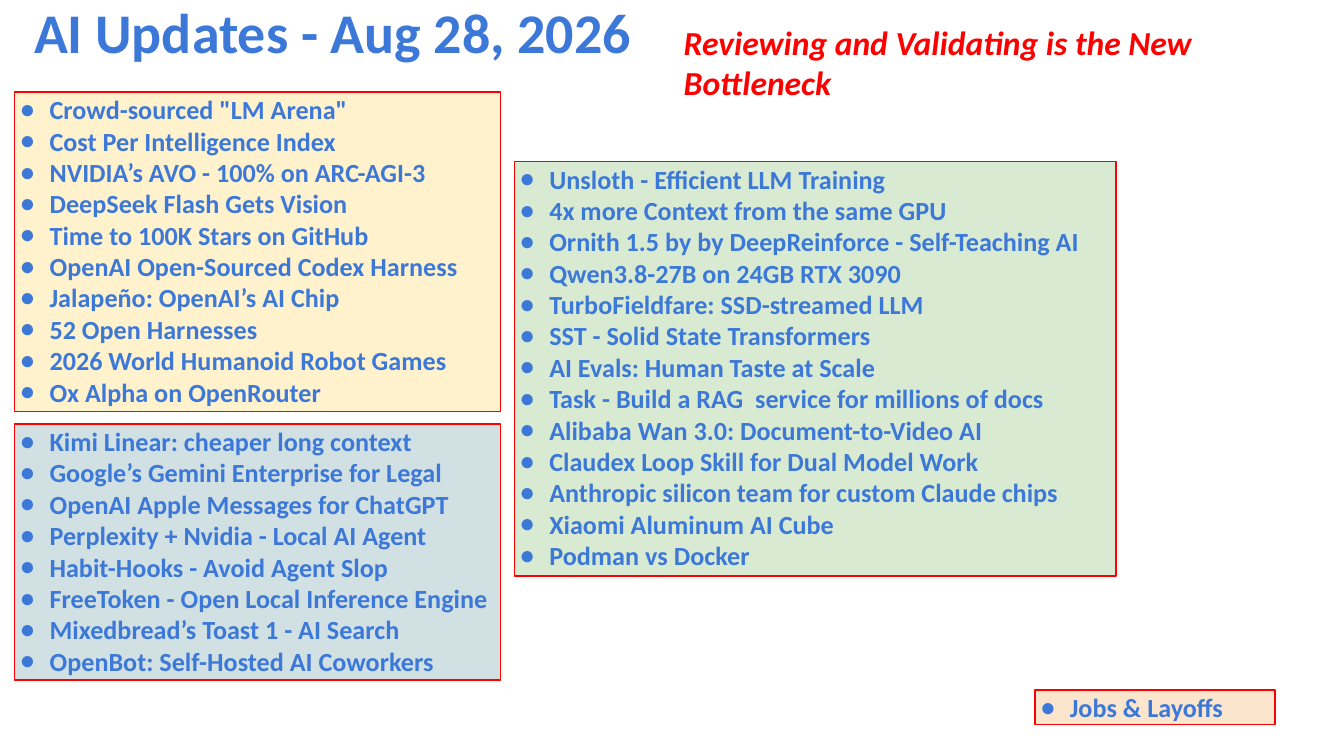
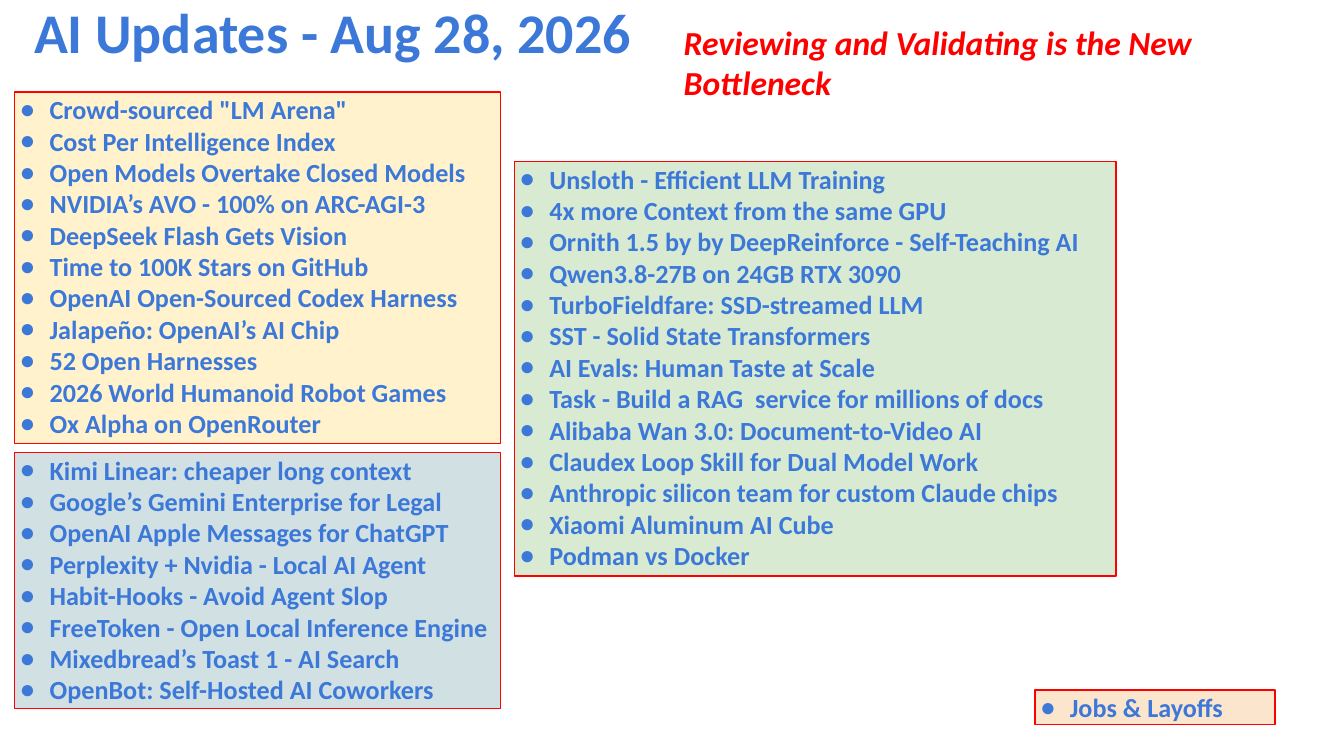
Before and after one commit to lselector/seminar, a slide deck: slide 1 of 2026/2026-08-28-AI-Updates.pptx. Drawn at 1344x756 pixels with LibreOffice and Linux fonts; fonts in the diff are those of the drawing. Boxes give left, top, right and bottom in pixels: in the first picture for what was removed or moved away, otherwise in the second. Text is boxed around its words. In the diff, an @@ line names an element or a change of style, - is before the commit and + after.

```diff
--- a/2026/2026-08-28-AI-Updates.pptx
+++ b/2026/2026-08-28-AI-Updates.pptx
@@ rectangle "Crowd-sourced "LM Arena"": place and size @@
-rectangle "Crowd-sourced "LM Arena"" at [15,93,501,413]
+rectangle "Crowd-sourced "LM Arena"" at [15,93,501,444]
@@ text in rectangle at [50,163,465,186]: paragraph added @@
+● Open Models Overtake Closed Models
@@ rectangle "Kimi Linear: cheaper long context": place and size @@
-rectangle "Kimi Linear: cheaper long context" at [15,425,501,681]
+rectangle "Kimi Linear: cheaper long context" at [15,453,501,710]
```
Also in this commit, not shown: 9 other slides changed, 1 slide added.
